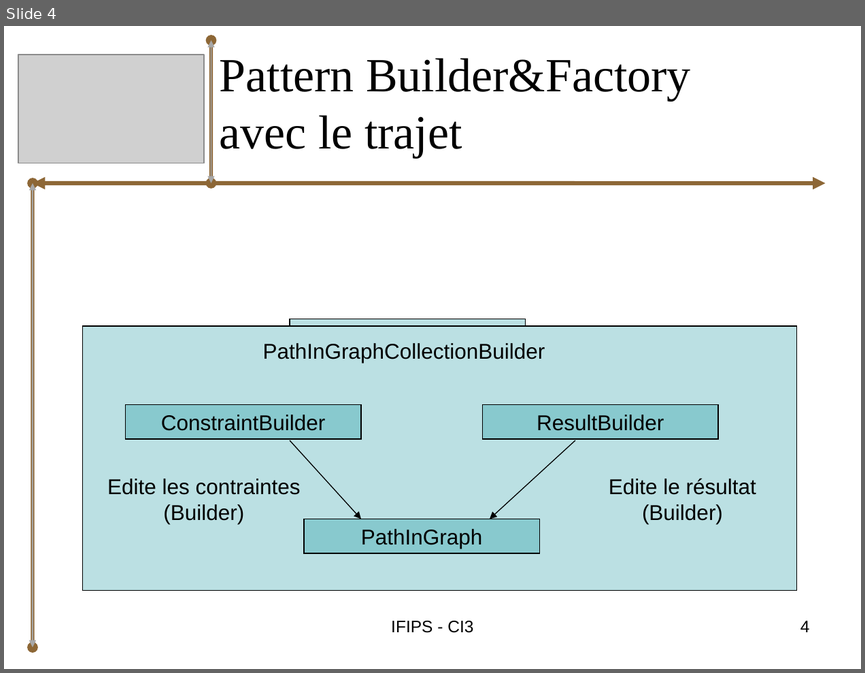
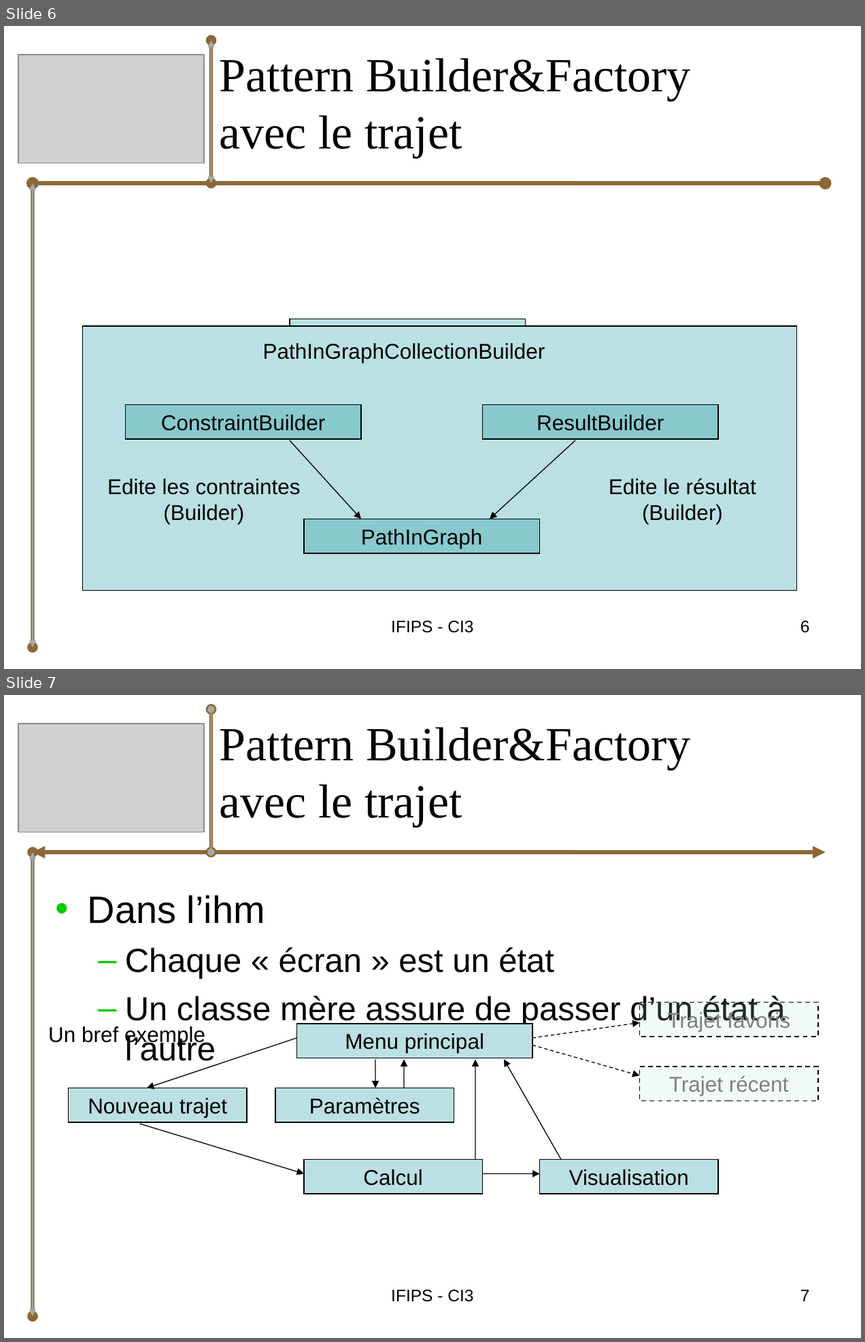
Before and after one commit to bryan-brancotte/projetgl-2008, a slide deck: doc/Soutenance/iGo_Soutenance_Bryan.ppt. Shown one above the other, each under a label of ours: slide 4 before the commit, slides 6 and 7 after it. The pictures are 865x673 and 865x1342 pixels, drawn with LibreOffice and Linux fonts; fonts in the diff are those of the drawing; grey boxes stand for pictures. Boxes give left, top, right and bottom in pixels: in the first picture for what was removed or moved away, otherwise in the second. Text is boxed around its words. In the diff, an @@ line names an element or a change of style, - is before the commit and + after.

```diff
--- a/doc/Soutenance/iGo_Soutenance_Bryan.ppt
+++ b/doc/Soutenance/iGo_Soutenance_Bryan.ppt
@@ slide 7 added at [4,695,861,1338], background #FFFFFF @@
@@ double arrow added from (211, 852) to (211, 709), #8D6736 3 pt @@
@@ double arrow added from (211, 852) to (211, 709), #A7A7A7 0.99 pt @@
@@ picture added at [18,724,205,831] @@
@@ title added at [220,727,691,826], 40 pt, text #000000 @@
+Pattern Builder&Factory
+avec le trajet
@@ double arrow added from (33, 852) to (825, 852), #8D6736 3.49 pt @@
@@ double arrow added from (33, 1317) to (33, 852), #8D6736 3 pt @@
@@ double arrow added from (33, 1317) to (33, 852), #A7A7A7 0.99 pt @@
@@ text added at [88,895,785,1067], 28 pt, text #000000 @@
+• Dans l’ihm
+  – Chaque « écran » est un état
+  – Un classe mère assure de passer d’un état à l’autre
@@ rectangle added at [640,1002,818,1036], fill #BBE0E3 at 18% opacity, outline #000000 0.99 pt dashed, 18 pt, text #808080 @@
+Trajet favoris
@@ text added at [48,1026,205,1046], 18 pt, text #000000 @@
+Un bref exemple
@@ arrow added from (297, 1038) to (147, 1087), #000000 0.74 pt @@
@@ rectangle added at [297,1023,532,1057], fill #BBE0E3, outline #000000 0.99 pt, 18 pt, text #000000 @@
+Menu principal
@@ arrow added from (532, 1038) to (640, 1022), #000000 0.74 pt dashed @@
@@ arrow added from (375, 1059) to (375, 1087), #000000 0.74 pt @@
@@ arrow added from (404, 1087) to (404, 1059), #000000 0.74 pt @@
@@ arrow added from (475, 1159) to (475, 1059), #000000 0.74 pt @@
@@ arrow added from (561, 1159) to (504, 1059), #000000 0.74 pt @@
@@ arrow added from (532, 1045) to (640, 1075), #000000 0.74 pt dashed @@
@@ rectangle added at [640,1066,818,1100], fill #BBE0E3 at 18% opacity, outline #000000 0.99 pt dashed, 18 pt, text #808080 @@
+Trajet récent
@@ rectangle added at [68,1087,247,1121], fill #BBE0E3, outline #000000 0.99 pt, 18 pt, text #000000 @@
+Nouveau trajet
@@ rectangle added at [275,1087,454,1121], fill #BBE0E3, outline #000000 0.99 pt, 18 pt, text #000000 @@
+Paramètres
@@ arrow added from (139, 1123) to (304, 1173), #000000 0.74 pt @@
@@ rectangle added at [304,1159,482,1193], fill #BBE0E3, outline #000000 0.99 pt, 18 pt, text #000000 @@
+Calcul
@@ rectangle added at [540,1159,718,1193], fill #BBE0E3, outline #000000 0.99 pt, 18 pt, text #000000 @@
+Visualisation
@@ arrow added from (482, 1173) to (540, 1173), #000000 0.74 pt @@
@@ text added at [391,1289,473,1302], 14 pt, text #000000 @@
+IFIPS - CI3
@@ page number added at [800,1289,810,1301], 14 pt, text #000000 @@
+7
@@ what was slide 4 is now slide 6 @@
@@ slide 6 changed as well @@
@@ double arrow (33, 183) - (825, 183): arrowheads changed @@
@@ page number at [800,620,810,633]: text changed @@
-4
+6
```
Also in this commit, not shown: 3 other slides changed, 4 other slides added, 4 other files.
